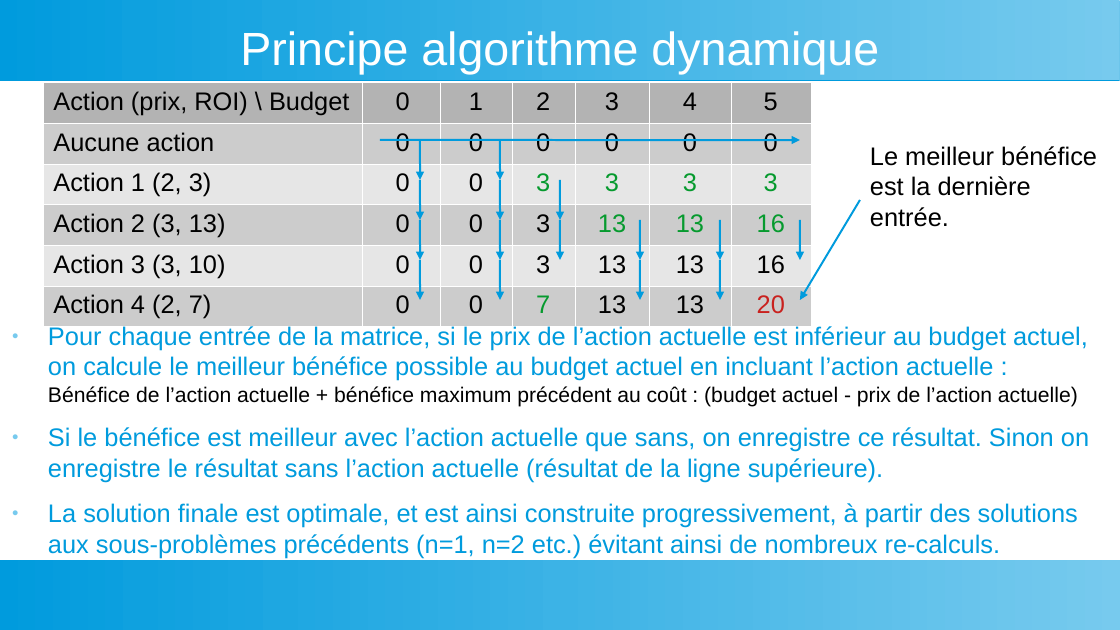
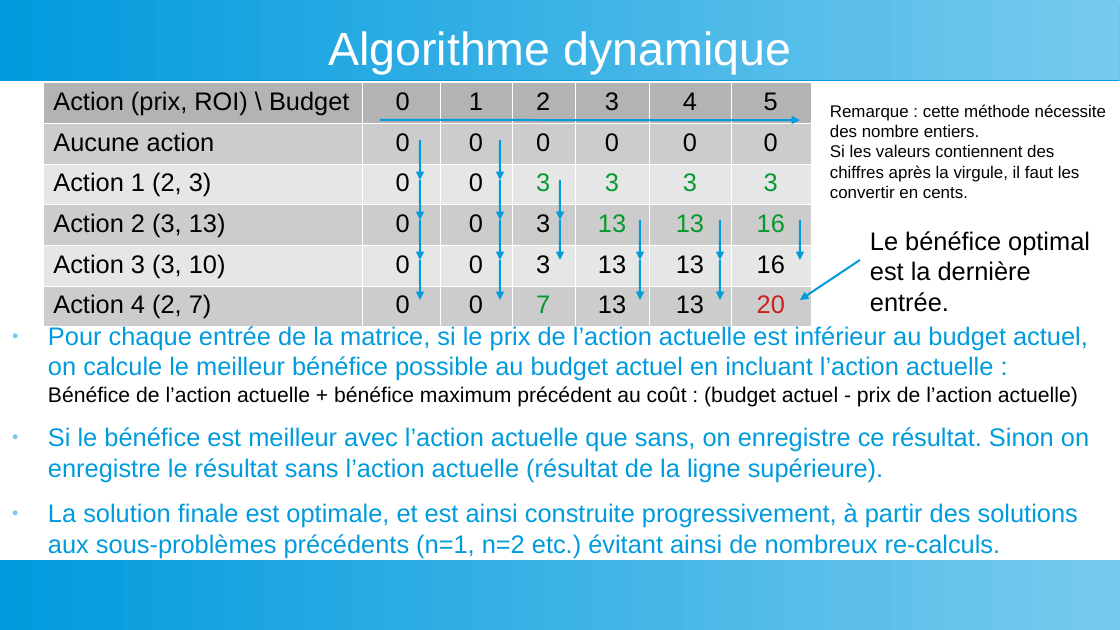
Before and after one commit to YoannDeb/AlgoInvest, a slide deck: slide 3 of Docs/Présentation.odp. Drawn at 1120x630 pixels with LibreOffice and Linux fonts; fonts in the diff are those of the drawing. Boxes give left, top, right and bottom in pixels: in the first picture for what was removed or moved away, otherwise in the second. Text is boxed around its words. In the diff, an @@ line names an element or a change of style, - is before the commit and + after.

```diff
--- a/Docs/Présentation.odp
+++ b/Docs/Présentation.odp
@@ title at (328, 31, 792, 74): text changed @@
-Principe algorithme dynamique
+Algorithme dynamique
@@ text added at (830, 104, 1106, 198), 12 pt, text #000000 @@
+Remarque : cette méthode nécessite des nombre entiers.
+Si les valeurs contiennent des chiffres après la virgule, il faut les convertir en cents.
@@ arrow moved from (380, 140) - (800, 140) to (380, 120) - (800, 120) @@
@@ text at (870, 231, 1090, 312): text changed @@
-Le meilleur bénéfice est la dernière entrée.
+Le bénéfice optimal est la dernière entrée.
@@ arrow moved from (860, 200) - (800, 300) to (860, 260) - (800, 300) @@
```
Also in this commit, not shown: 4 other slides changed.
